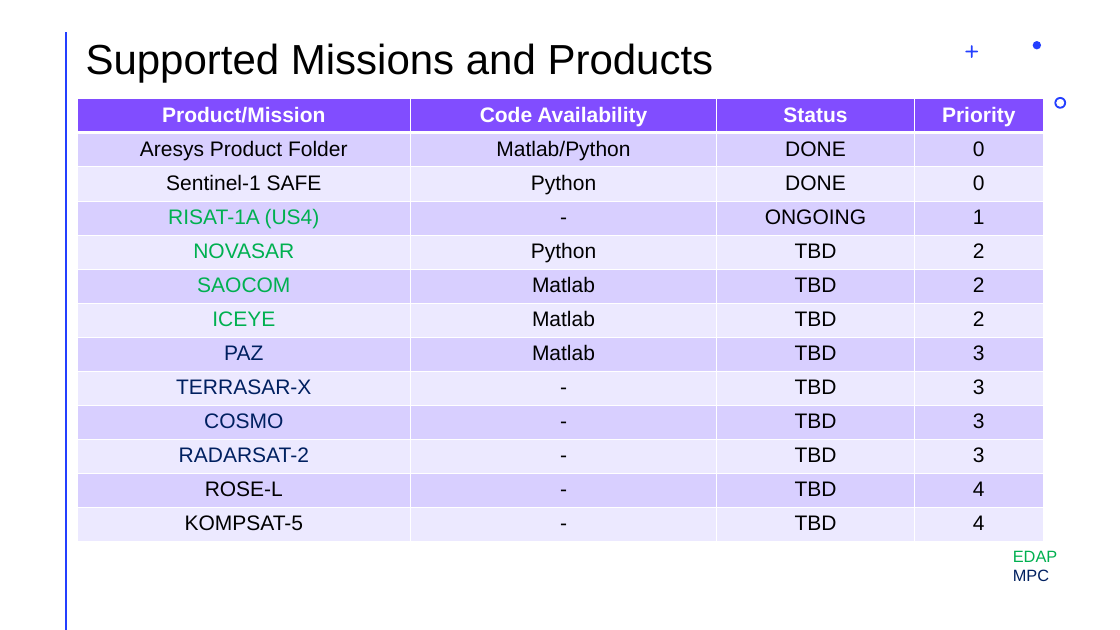
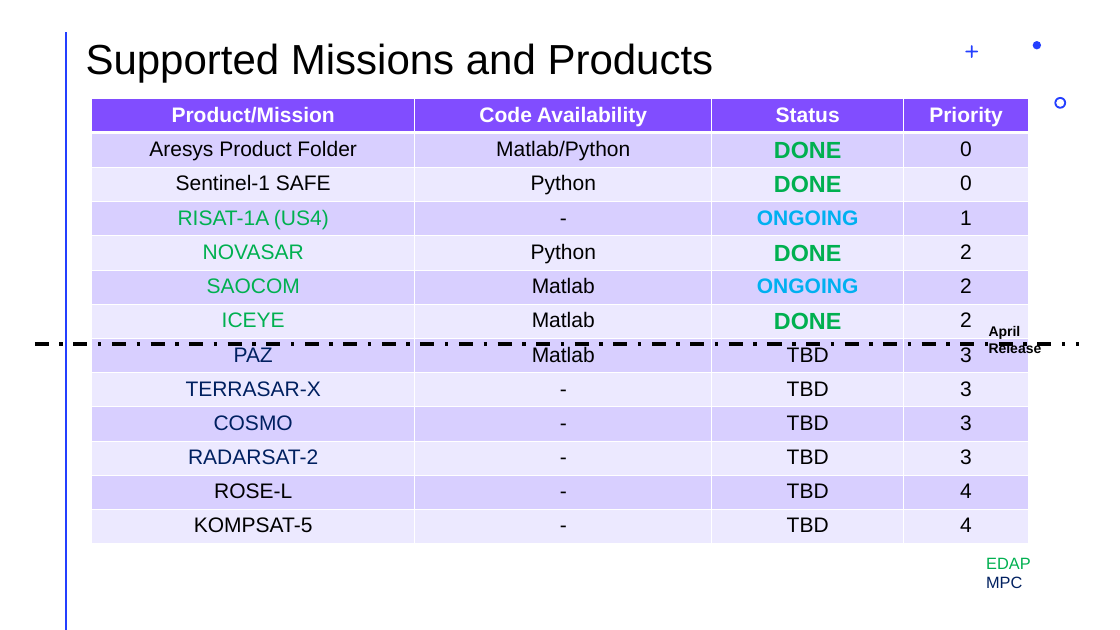
Before and after one commit to aresys-srl/sct, a slide deck: slide 5 of documentation/new_sct_status_update.pptx (slide 4 before the commit). Drawn at 1120x630 pixels with LibreOffice and Linux fonts; fonts in the diff are those of the drawing. Boxes give left, top, right and bottom in pixels: in the first picture for what was removed or moved away, otherwise in the second. Text is boxed around its words. In the diff, an @@ line names an element or a change of style, - is before the commit and + after.

Commit message:
release 1.0.0.dev1: radiometric analysis, new format support (novasar-1, iceye)

```diff
--- a/documentation/new_sct_status_update.pptx
+++ b/documentation/new_sct_status_update.pptx
@@ table at bbox=[92, 99, 1028, 551] @@
-row 5, column 3: TBD
+row 5, column 3: DONE
-row 6, column 3: TBD
+row 6, column 3: ONGOING
-row 7, column 3: TBD
+row 7, column 3: DONE
@@ size 18 to 20 pt, text colour #000000 to #00B050 in "DONE", "DONE" @@
@@ bold on in "DONE", "DONE", "ONGOING" @@
@@ text colour #000000 to #00B0F0 in "ONGOING" @@
@@ table: place and size @@
-table at bbox=[77, 99, 1044, 542]
+table at bbox=[92, 99, 1028, 551]
@@ text added at bbox=[989, 326, 1042, 357], 12 pt, text #000000, bold @@
+April Release
@@ line added from (35, 344) to (1080, 344), #000000 3 pt dashed @@
@@ text "EDAP": place and size @@
-text "EDAP" at bbox=[1013, 550, 1058, 581]
+text "EDAP" at bbox=[986, 557, 1031, 588]
```
Also in this commit, not shown: 7 other slides changed, 2 slides added, 3 slides removed, 45 other files.
